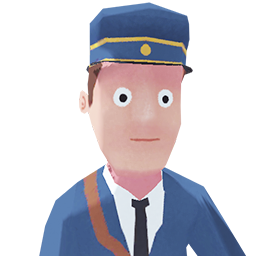
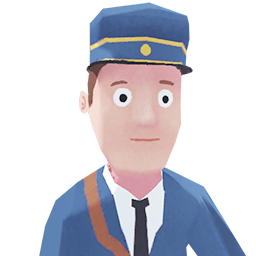
Comparing the layer stacks of the two 256px x 256px images. Changes:
painted on "Layer 2" over box(86, 58, 189, 133)
